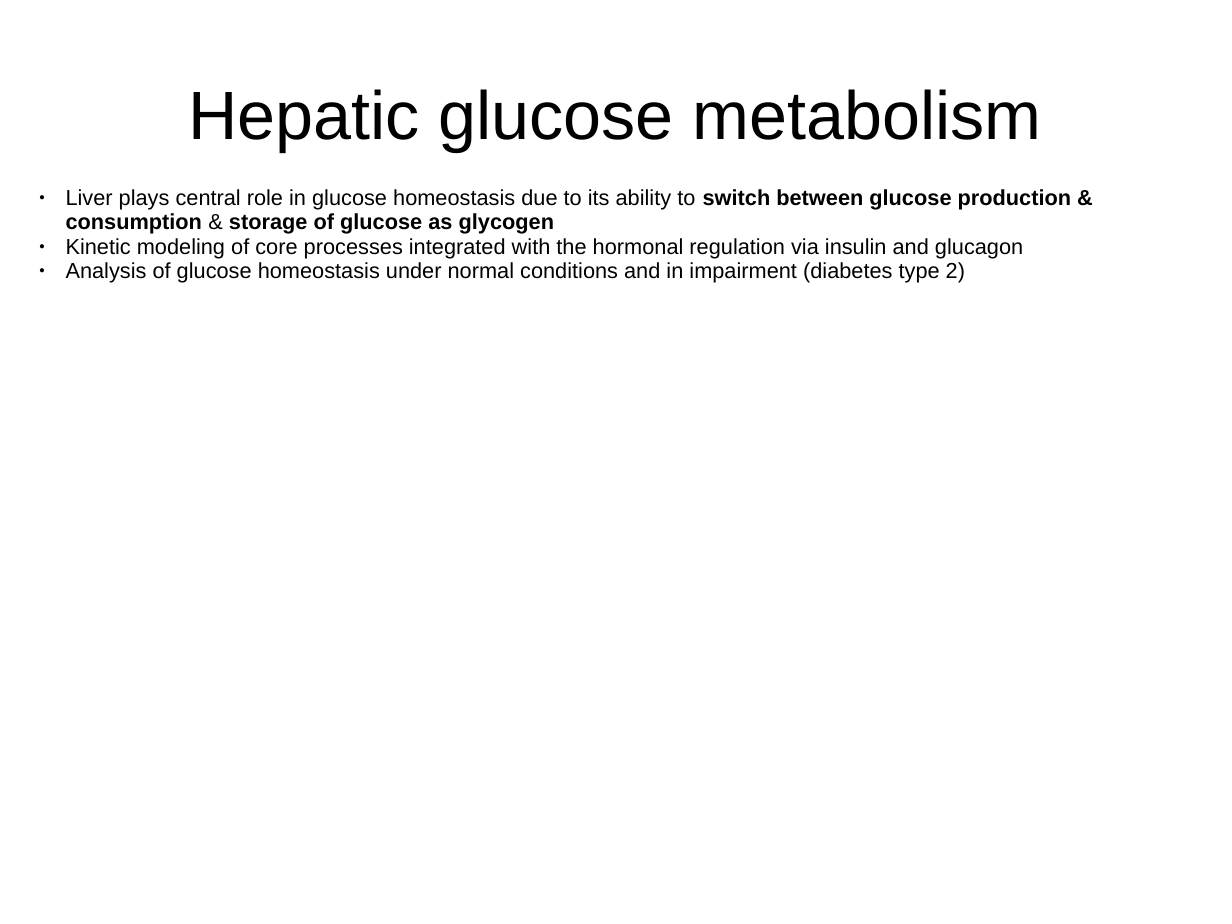
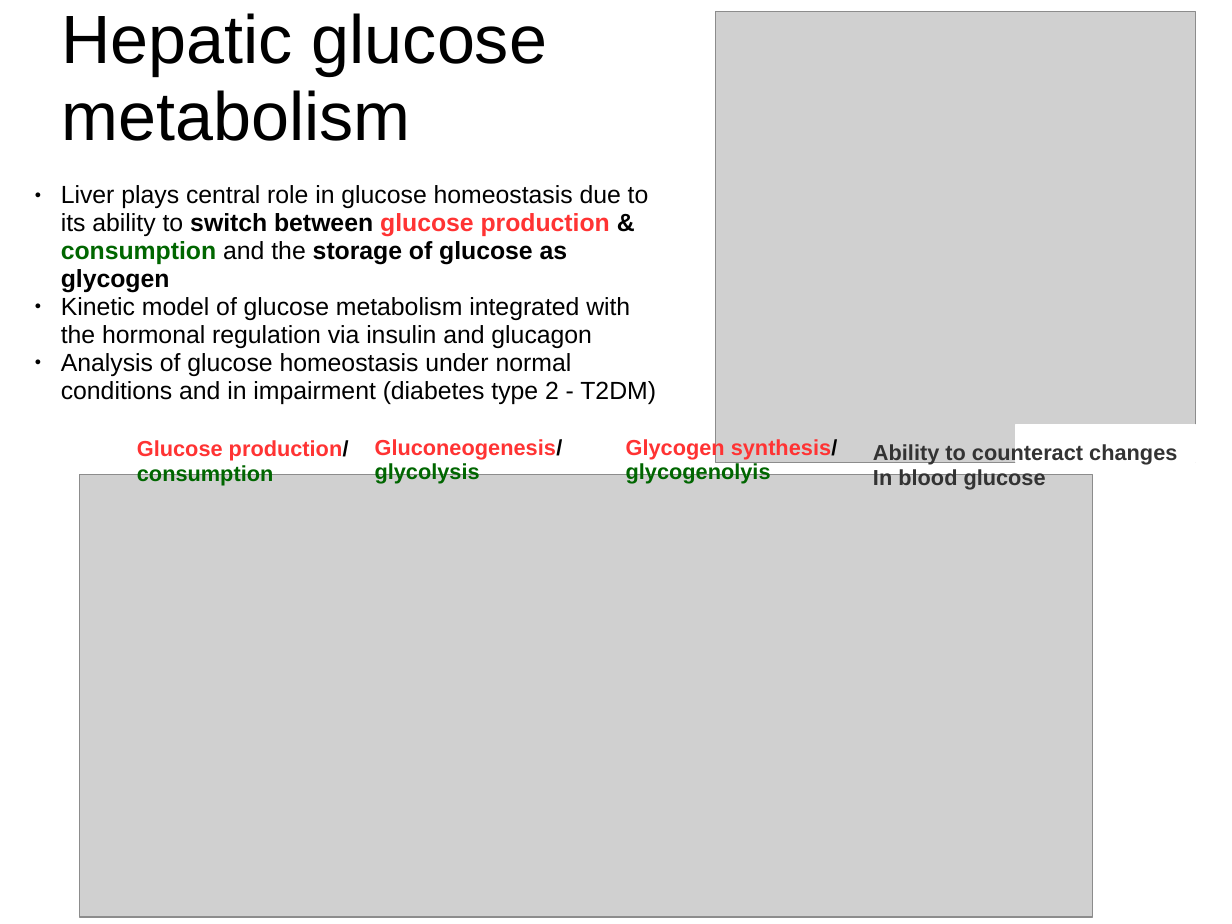
Before and after one commit to jingyayeah/multiscale-galactose, a slide deck: slide 1 of presentations/2015-01-09_slides_hergo/Koenig_slides.ppt. Drawn at 1232x924 pixels with LibreOffice and Linux fonts; fonts in the diff are those of the drawing; grey boxes stand for pictures. Boxes give left, top, right and bottom in pixels: in the first picture for what was removed or moved away, otherwise in the second. Text is boxed around its words. In the diff, an @@ line names an element or a change of style, - is before the commit and + after.

```diff
--- a/presentations/2015-01-09_slides_hergo/Koenig_slides.ppt
+++ b/presentations/2015-01-09_slides_hergo/Koenig_slides.ppt
@@ title "Hepatic glucose metabolism": place and size @@
-title "Hepatic glucose metabolism" at (188,89,1042,151)
+title "Hepatic glucose metabolism" at (61,13,547,141)
@@ title "Hepatic glucose metabolism" at (61,13,547,141): alignment centre to left @@
@@ picture added at (715,11,1196,463) @@
@@ text at (61,185,656,404): text changed; size 14 to 16 pt @@
-● Liver plays central role in glucose homeostasis due to its ability to switch between glucose production & consumption & storage of glucose as glycogen
-● Kinetic modeling of core processes integrated with the hormonal regulation via insulin and glucagon
-● Analysis of glucose homeostasis under normal conditions and in impairment (diabetes type 2)
+● Liver plays central role in glucose homeostasis due to its ability to switch between glucose production & consumption and the storage of glucose as glycogen
+● Kinetic model of glucose metabolism integrated with the hormonal regulation via insulin and glucagon
+● Analysis of glucose homeostasis under normal conditions and in impairment (diabetes type 2 - T2DM)
@@ text added at (137,440,349,485), 14 pt, text #FF3333, bold @@
+Glucose production/
+consumption
@@ text added at (375,439,563,484), 14 pt, text #FF3333, bold @@
+Gluconeogenesis/
+glycolysis
@@ text added at (626,438,838,484), 14 pt, text #FF3333, bold @@
+Glycogen synthesis/
+glycogenolyis
@@ text added at (873,443,1177,490), 14 pt, text #333333, bold @@
+Ability to counteract changes
+In blood glucose
@@ rectangle added at (1016,425,1196,463), fill #FFFFFF, outline #FFFFFF 0.74 pt @@
@@ picture added at (79,474,1092,917) @@
```
Also in this commit, not shown: 1 other slide changed, 1 other file.
